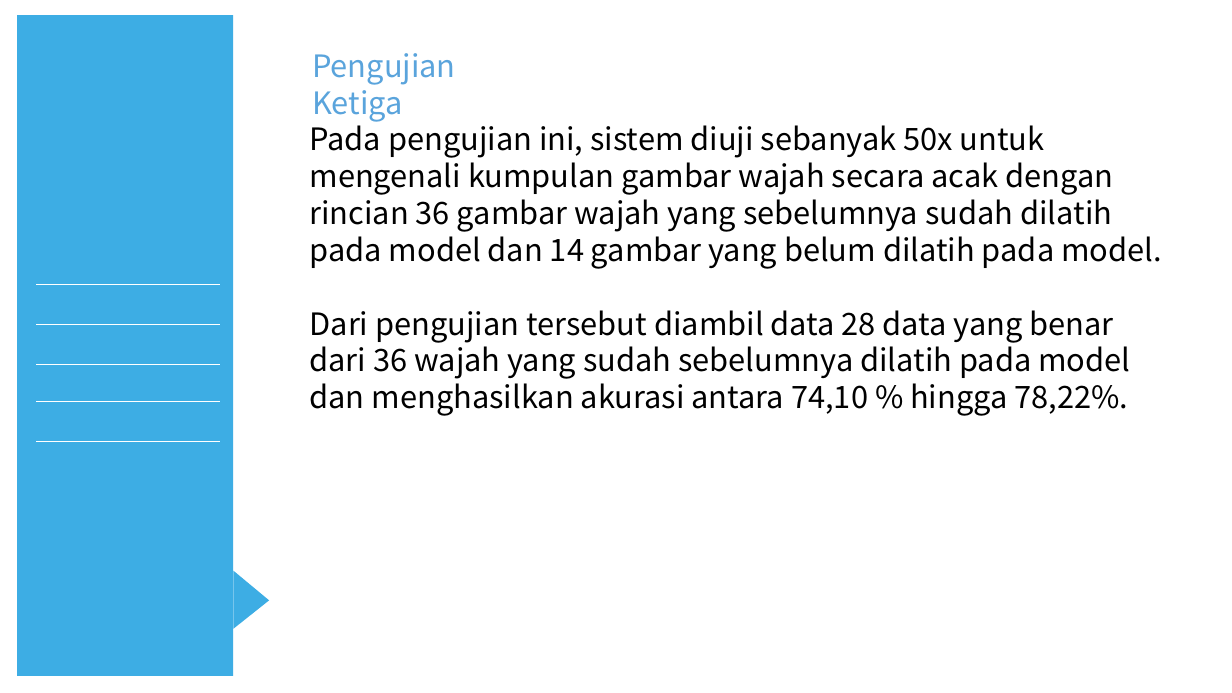
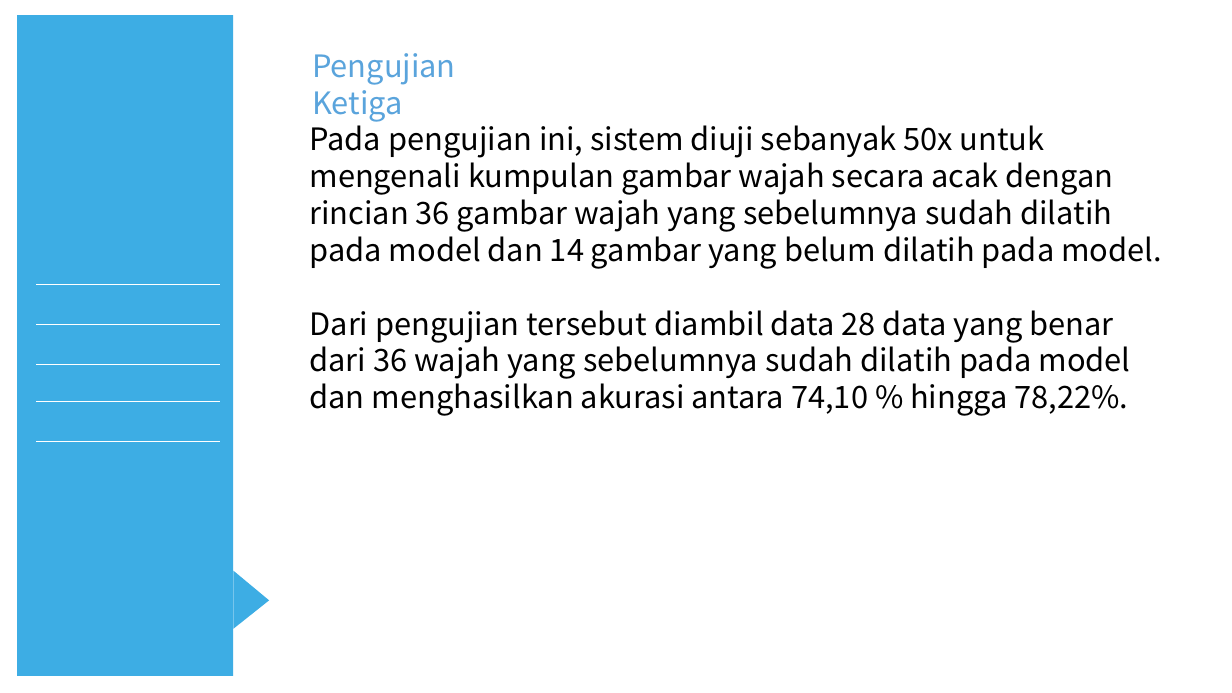
Before and after one commit to dannynurdin/docx, a slide deck: slide 33 of sidang-1.pptx. Drawn at 1232x693 pixels with LibreOffice and Linux fonts; fonts in the diff are those of the drawing. Boxes give left, top, right and bottom in pixels: in the first picture for what was removed or moved away, otherwise in the second. Text is boxed around its words. In the diff, an @@ line names an element or a change of style, - is before the commit and + after.

```diff
--- a/sidang-1.pptx
+++ b/sidang-1.pptx
@@ text at <box>310,340,1131,379</box>: text changed @@
-dari 36 wajah yang sudah sebelumnya dilatih pada model
+dari 36 wajah yang sebelumnya sudah dilatih pada model
```
Also in this commit, not shown: 2 other slides changed, 1 other file.
